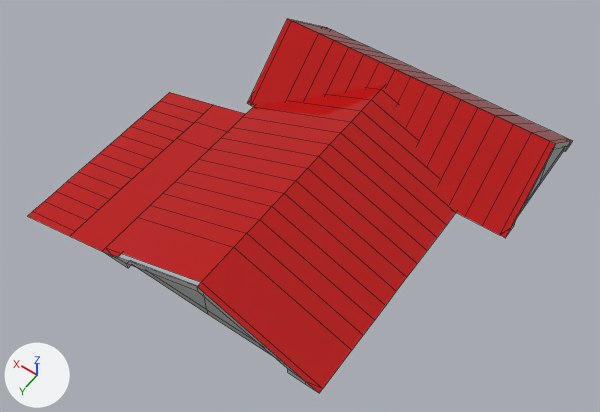
The FBX model Content/Data/RootModelisationFiles/FBX/KitArchiFBX/MaisonEtage/ToitMaison_01.fbx as it was, and as the next commit left it.
The view is the same before and after, from a 50 mm lens placed at (-18.0, 24.1, 41.6), pointed at (-1.4, 0.9, 5.1). Every picture has the same lights, and +X, +Y and +Z are marked at lower left. Mesh edges are drawn as thin lines. Where no turn or scale is listed for an object, it has been applied to the vertices. Vertices at the same position are counted once.

Names of what the first picture shows: 'ToitMaison_01'.
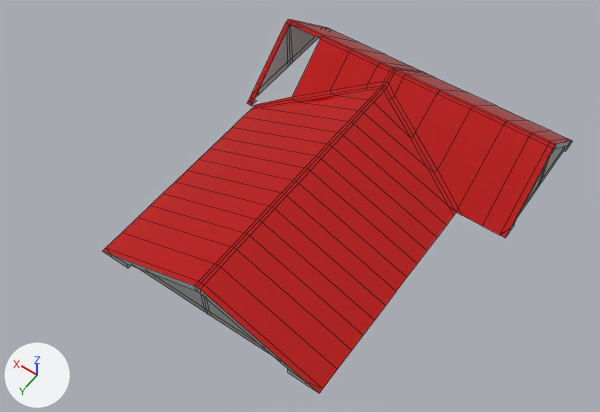
Commit message: [TechArt][3D] ToitMaionEtage

The change, as JSON lines over the scene's bpy script:
```json
{"op": "add", "block": "mat_06___default", "code": ["mat_06___default = principled_material('06 - Default')", "mat_06___default.base_color = (0.5, 0.5, 0.5)  # grey #bcbcbc", "mat_06___default.roughness = 0.0"]}
{"block": "me_mesh", "where": "# used by ob_toitmaison_01; location = (0.0, 0.0, 0.0)"}
{"op": "remove", "block": "me_mesh", "code": "me_mesh.from_pydata(...)  # 292 vertices, 138 faces; spans x -12.0..12.0, y -11.1..10.2, z 3.1..10.1"}
{"op": "add", "block": "me_mesh", "code": "me_mesh.from_pydata(...)  # 299 vertices, 222 faces; spans x -12.0..5.0, y -11.1..10.2, z 6.5..10.0"}
{"block": "me_mesh", "change": "me_mesh part 1: 6 loose pieces with 46 vertices, spanning x 4.3..12.0, y -3.1..9.5, z 3.1..5.3, are deleted"}
{"block": "me_mesh", "change": "me_mesh part 2: 6 vertices moved from x -12.0..5.0, y -11.1..-6.8, z 6.5..10.1 to x -12.0..5.0, y -11.1..-6.6, z 6.5..10.0; 149 vertices removed from x -12.0..5.0, y -11.1..10.2, z 6.5..10.1; 202 vertices added at x -12.0..5.0, y -11.1..10.2, z 6.5..10.0"}
{"op": "add", "block": "me_mesh", "code": "me_mesh.materials.append(mat_06___default)  # grey #bcbcbc"}
```

Pixel boxes [x1, y1, x2, y2] of what changed, in the pictures (600 x 412 px; the box of a moved part takes in the faces that stretch with it):
```json
{"object": "ToitMaison_01", "change": "reshaped", "before": [28, 19, 572, 393], "after": [102, 19, 572, 393], "on screen": "14% narrower"}
{"part": 1, "of": "me_mesh", "change": "deleted", "before": [28, 93, 245, 257]}
{"part": 2, "of": "me_mesh", "change": "moved or reshaped", "before": [103, 19, 563, 372], "after": [102, 19, 563, 372]}
```
